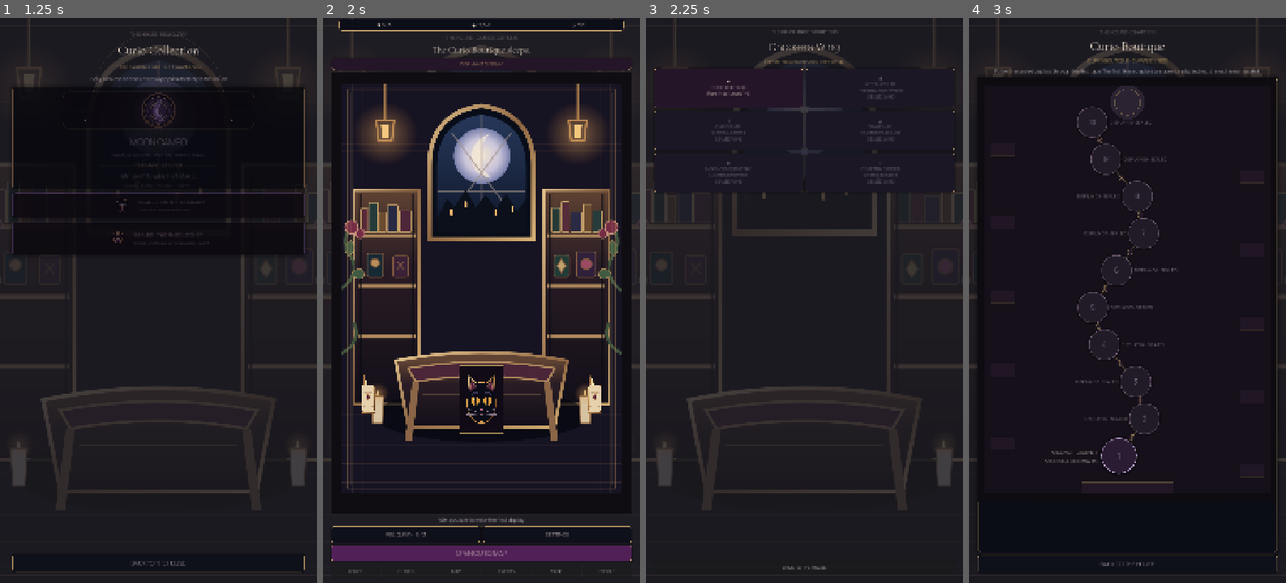
Above: before the commit, frames 1-4 (left to right).
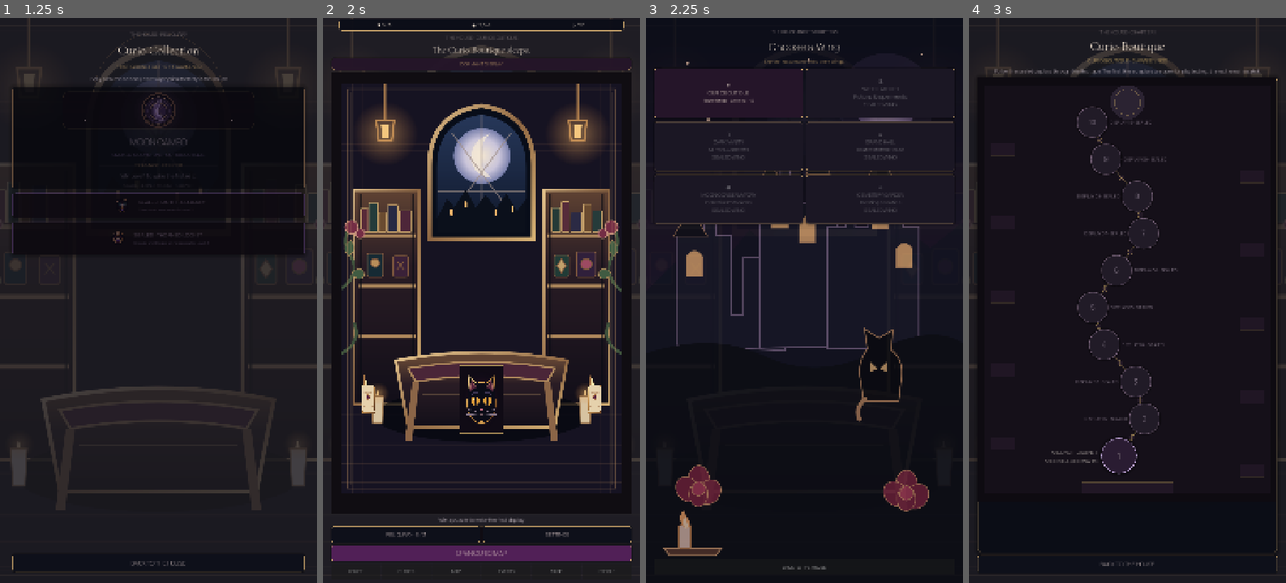
Above: after the commit, the same moments.

Repository: Jay-prodesign/akilta-match3
Game: Godot game, scene res://src/app/app_bootstrap.tscn
Same seed, same stepped clock (60 frames per second), same inputs: the game is played once before the commit and once after it.
Inputs:
- Up to frame 1 (1.25 s): click "RELIQUARY · 0 / 3" at 0.5 s
- Up to frame 2 (2 s): click "BACK TO THE HOUSE" at 1.25 s
- Up to frame 3 (2.25 s): click "OPEN CURIO MAP" at 2 s
- Up to frame 4 (3 s): click "✦ CURIO BOUTIQUE Rare finds ·…" at 2.75 s

Frames 1-2 are identical in both runs. In frame 3, 13% of the frame differs, in the area x 0-100%, y 0-96%; in frame 4, nothing differs.

Commit message:
feat(chapters): turn chapter selection into a moonlit House world overview

Diff:
--- a/src/ui/map/chapter_select.gd
+++ b/src/ui/map/chapter_select.gd
@@ -3,6 +3,8 @@
 
 signal back_requested
 signal chapter_requested(chapter_id: String)
+
+const PieceAssetLoader = preload("res://src/match3/presentation/piece_asset_loader.gd")
 
 func _ready() -> void:
 	var layout := VBoxContainer.new()
@@ -14,6 +16,16 @@
 	layout.offset_bottom = -28
 	layout.add_theme_constant_override("separation", 14)
 	add_child(layout)
+	var world_art := TextureRect.new()
+	world_art.name = "HouseWorldBackdrop"
+	world_art.set_anchors_and_offsets_preset(Control.PRESET_FULL_RECT)
+	world_art.mouse_filter = Control.MOUSE_FILTER_IGNORE
+	world_art.texture = PieceAssetLoader.ornament("res://assets/world/ch01_curio_boutique/north_star_splash.svg")
+	world_art.expand_mode = TextureRect.EXPAND_IGNORE_SIZE
+	world_art.stretch_mode = TextureRect.STRETCH_KEEP_ASPECT_COVERED
+	world_art.modulate = Color(0.90, 0.82, 0.90, 0.72)
+	add_child(world_art)
+	move_child(world_art, 1)
 	var eyebrow := Label.new()
 	eyebrow.text = "THE HOUSE AND ITS CHAPTERS"
 	eyebrow.horizontal_alignment = HORIZONTAL_ALIGNMENT_CENTER
@@ -50,11 +62,11 @@
 	for data in chapters:
 		var button := Button.new()
 		button.name = "CurioBoutiqueButton" if String(data["id"]) == "curio_boutique" else "Chapter_" + String(data["id"])
-		button.custom_minimum_size = Vector2(0, 132)
+		button.custom_minimum_size = Vector2(0, 168)
 		button.size_flags_horizontal = Control.SIZE_EXPAND_FILL
 		button.disabled = not bool(data["open"])
 		button.text = "%s\n%s\n%s%s" % [String(data["glyph"]), String(data["name"]), String(data["detail"]), "" if bool(data["open"]) else "\nSEALED WING"]
-		button.add_theme_font_size_override("font_size", 15)
+		button.add_theme_font_size_override("font_size", 18)
 		button.add_theme_color_override("font_color", Color("#F4E5D3") if bool(data["open"]) else Color("#B6A6B9"))
 		var box := StyleBoxFlat.new()
 		box.bg_color = Color("#251529") if bool(data["open"]) else Color("#1B1724")
